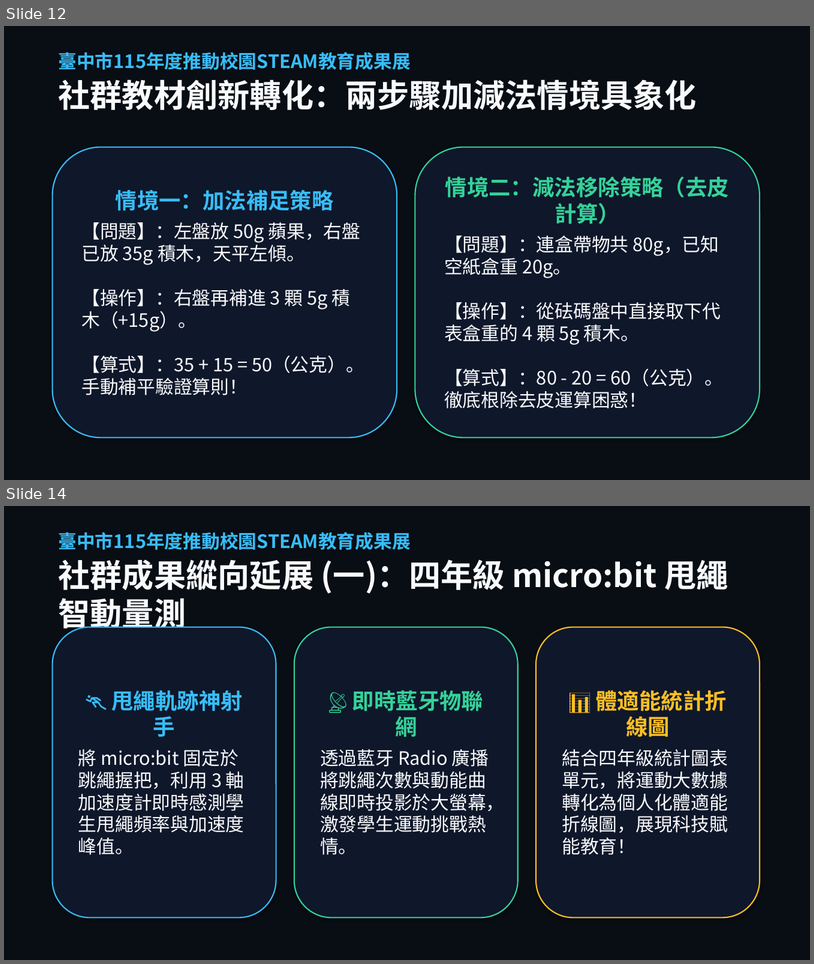
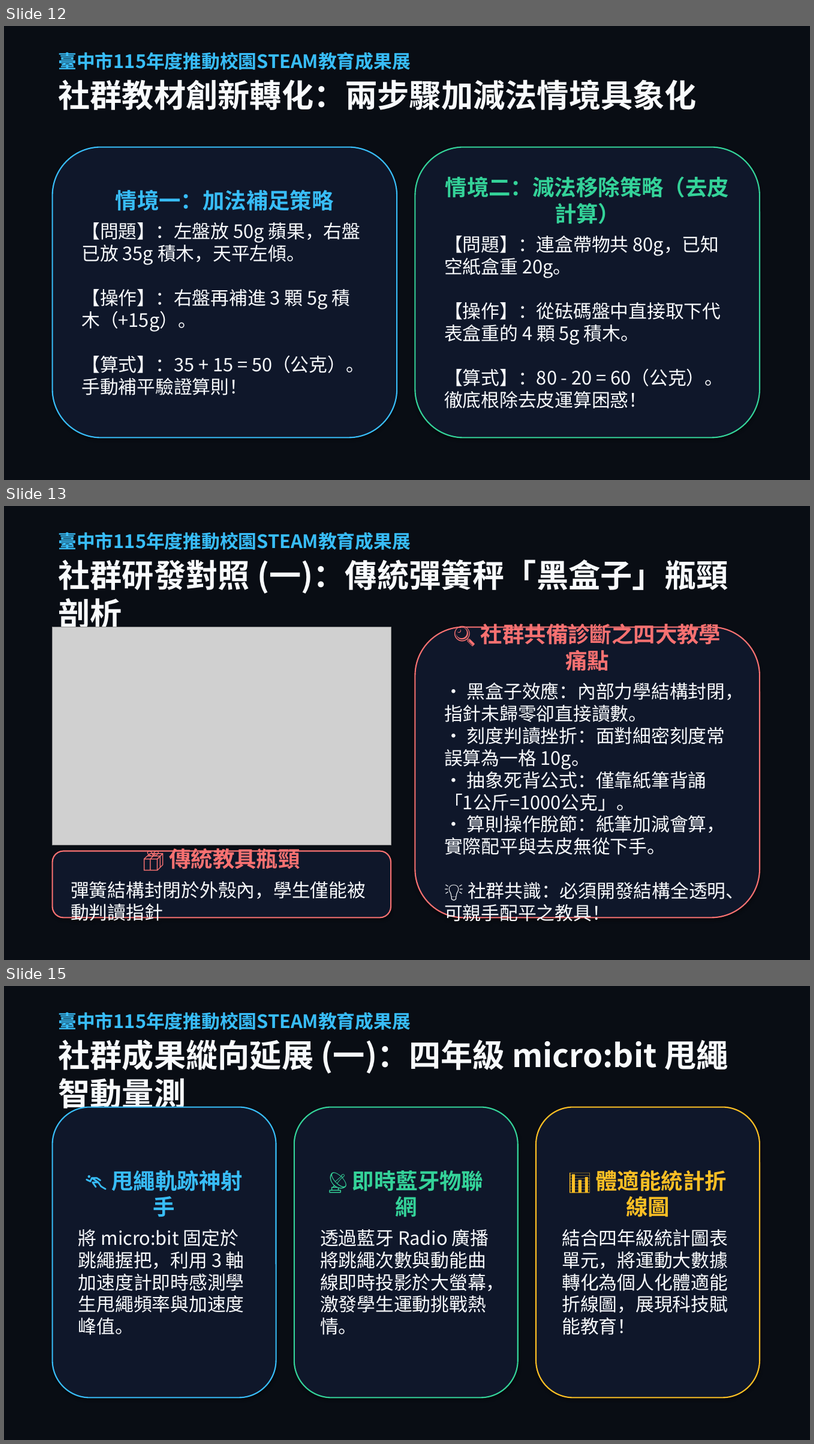
Before and after one commit to asc103138/steam-community-docs, a slide deck: 成果展繳交資料/臺中市梧棲區中正國小_STEAM成果展_5分鐘現場分享會簡報.pptx. Shown one above the other, each under a label of ours: slides 12 and 14 before the commit, slides 12, 13 and 15 after it; the slides between them are not shown. The pictures are 814x964 and 814x1444 pixels, drawn with LibreOffice and Linux fonts; fonts in the diff are those of the drawing; grey boxes stand for pictures; background and template pictures are left out; a plain dark background stands for a picture behind light text. Boxes give left, top, right and bottom in pixels: in the first picture for what was removed or moved away, otherwise in the second. Text is boxed around its words. In the diff, an @@ line names an element or a change of style, - is before the commit and + after.

```diff
--- a/成果展繳交資料/臺中市梧棲區中正國小_STEAM成果展_5分鐘現場分享會簡報.pptx
+++ b/成果展繳交資料/臺中市梧棲區中正國小_STEAM成果展_5分鐘現場分享會簡報.pptx
@@ slide 13 added at bbox=[4, 506, 810, 960], background picture (left out) @@
@@ rectangle added at bbox=[4, 506, 810, 960], fill #090D14 @@
@@ text added at bbox=[59, 532, 728, 634], 38 pt, text #F8FAFC, bold @@
+臺中市115年度推動校園STEAM教育成果展
+社群研發對照 (一)：傳統彈簧秤「黑盒子」瓶頸剖析
@@ picture added at bbox=[53, 627, 391, 845] @@
@@ rounded rectangle added at bbox=[416, 627, 760, 918], fill #0F172A, outline #F87171 1.5 pt, 22 pt, text #F8FAFC @@
+🔍 社群共備診斷之四大教學痛點
+• 黑盒子效應：內部力學結構封閉，指針未歸零卻直接讀數。
+• 刻度判讀挫折：面對細密刻度常誤算為一格 10g。
+• 抽象死背公式：僅靠紙筆背誦「1公斤=1000公克」。
+• 算則操作脫節：紙筆加減會算，實際配平與去皮無從下手。
+💡 社群共識：必須開發結構全透明、可親手配平之教具！
@@ rounded rectangle added at bbox=[53, 851, 391, 918], fill #0F172A, outline #F87171 1.5 pt, 22 pt, text #F8FAFC @@
+📦 傳統教具瓶頸
+彈簧結構封閉於外殼內，學生僅能被動判讀指針
@@ what was slide 14 is now slide 15 @@
```
Also in this commit, not shown: 1 slide changed, 36 other files.
